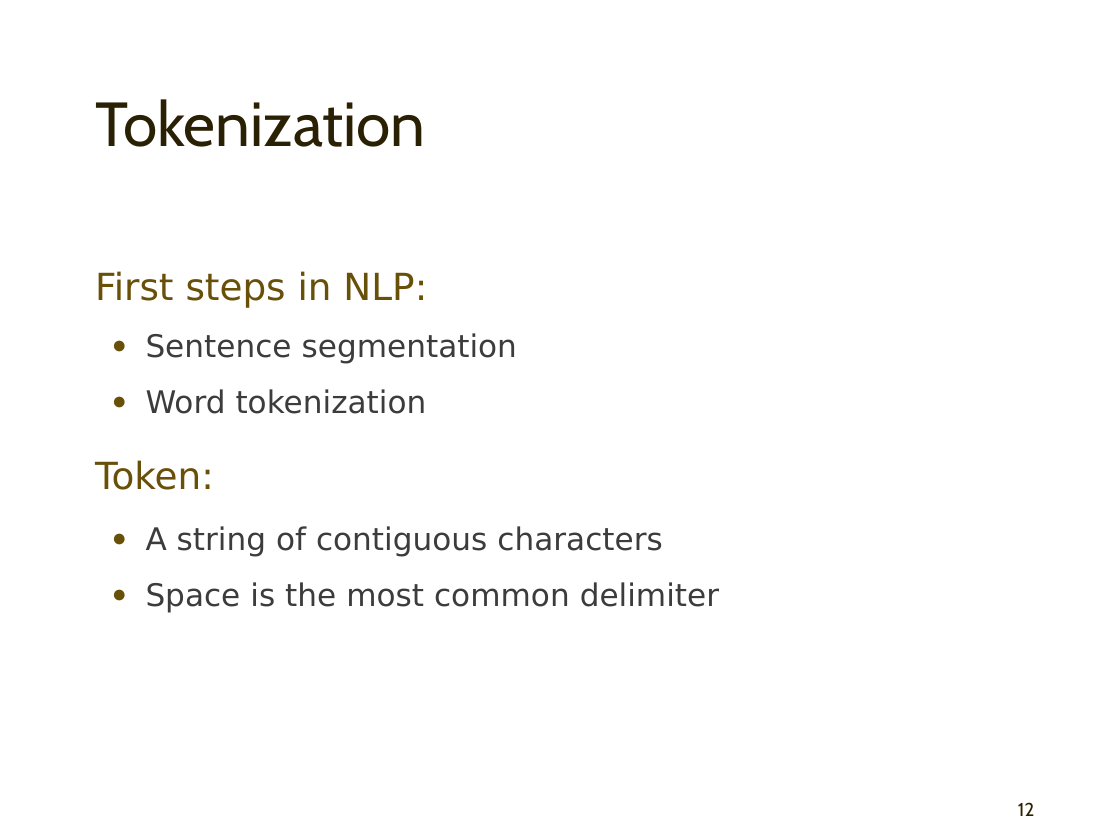
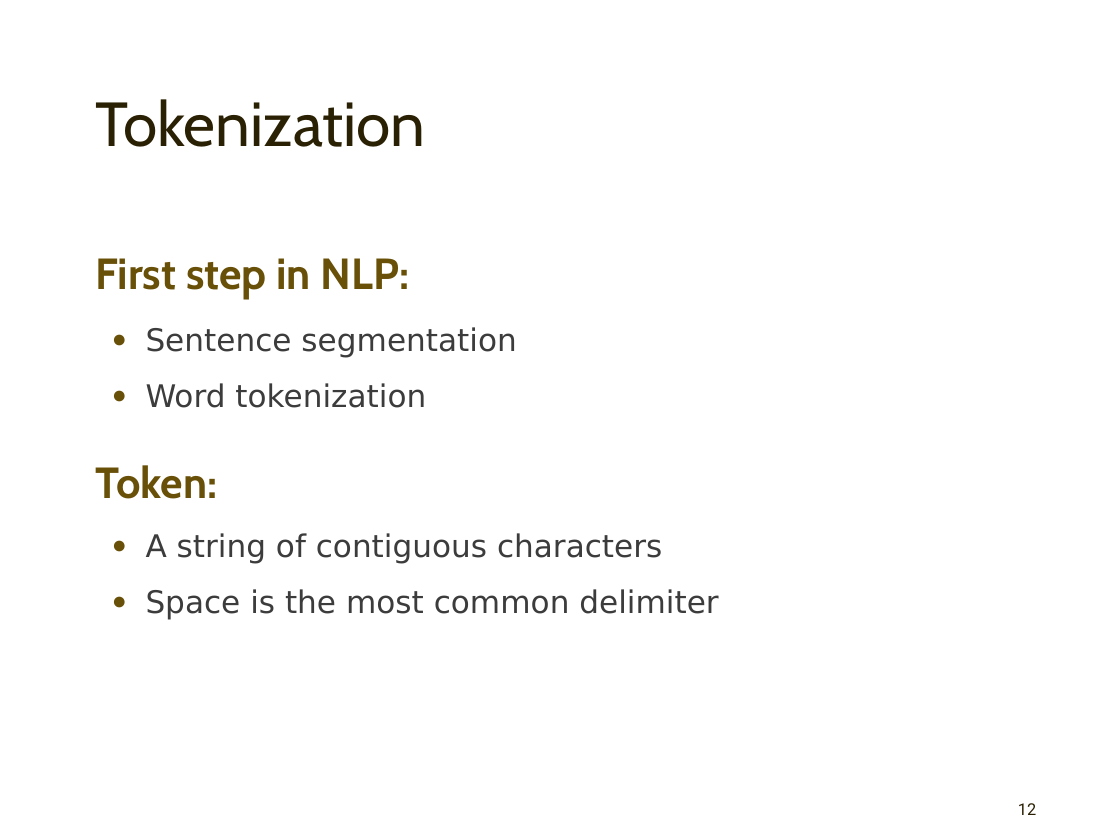
Before and after one commit to mahozad/presentations, a slide deck: slide 12 of nltk.pptx. Drawn at 1120x840 pixels with LibreOffice and Linux fonts; fonts in the diff are those of the drawing. Boxes give left, top, right and bottom in pixels: in the first picture for what was removed or moved away, otherwise in the second. Text is boxed around its words. In the diff, an @@ line names an element or a change of style, - is before the commit and + after.

```diff
--- a/nltk.pptx
+++ b/nltk.pptx
@@ text at (95,258,410,300): text changed; size 24 to 28 pt; font DejaVu Sans to Cabin; bold on @@
-First steps in NLP:
+First step in NLP:
@@ text at (95,465,217,499): size 24 to 28 pt, font DejaVu Sans to Cabin, bold on in "Token:"; line spacing 0.9 to 36pt; less space between paragraphs @@
@@ page number at (1018,803,1036,815): size 12 to 10.5 pt, font Cabin to Roboto @@
```
Also in this commit, not shown: 13 other slides changed, 2 slides added, 1 slide removed.
